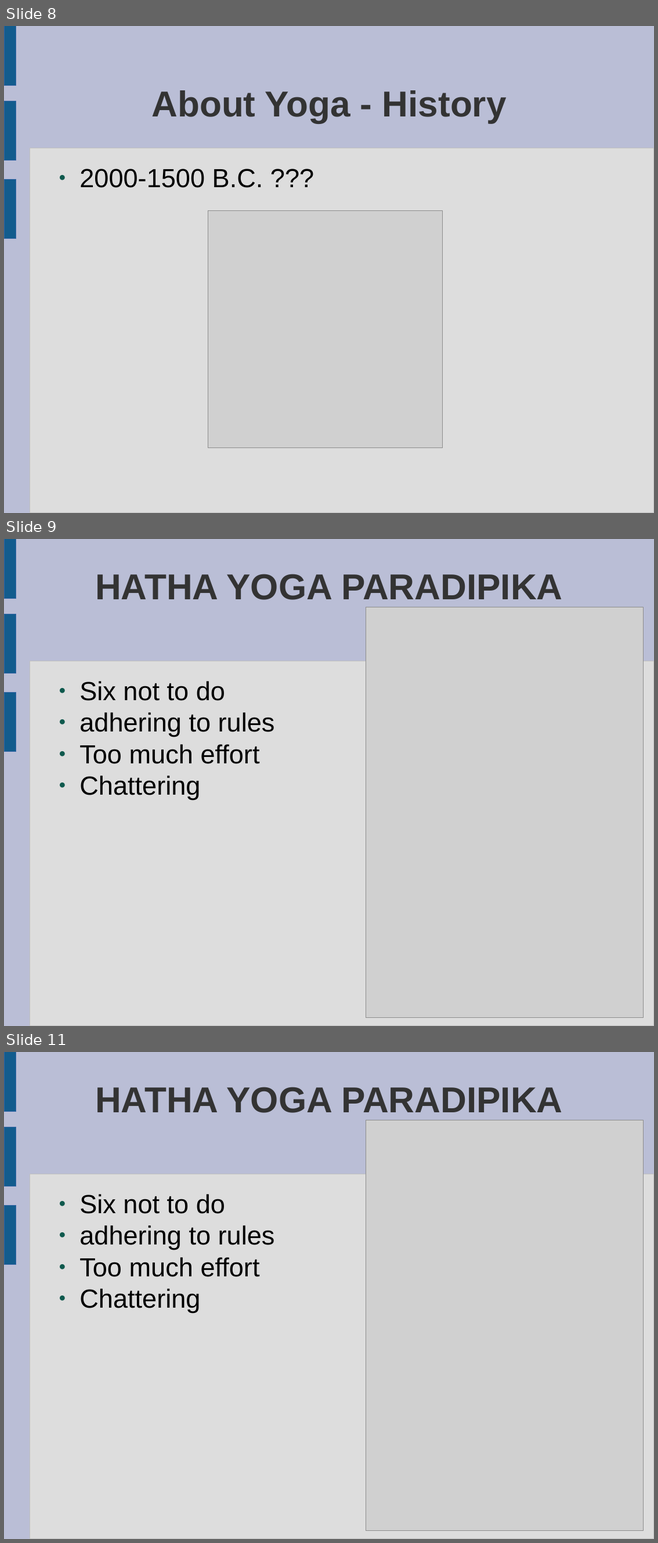
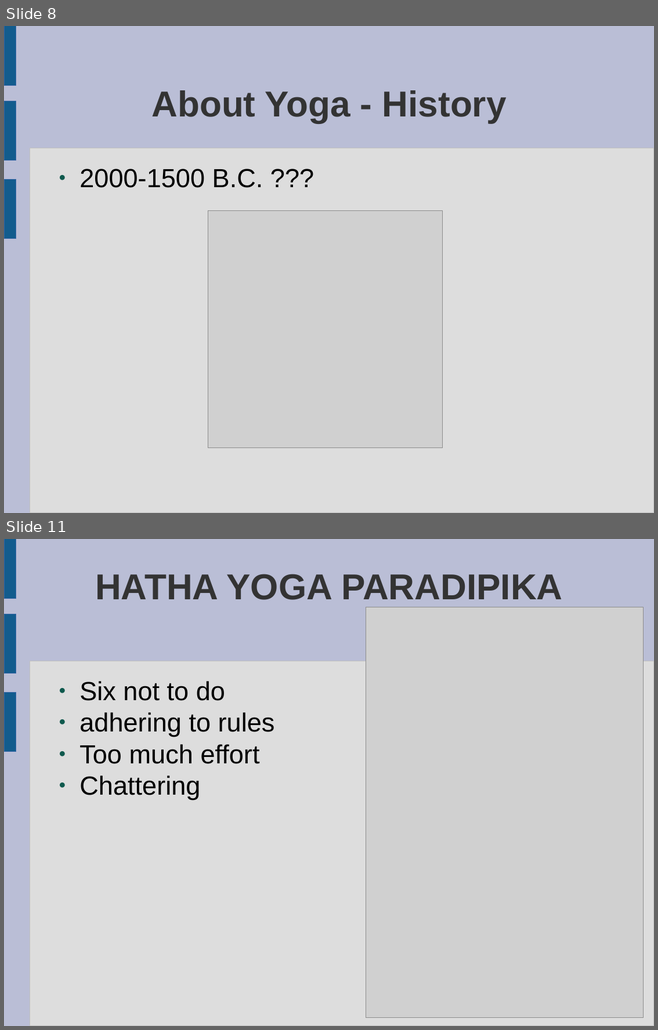
Before and after one commit to peterborkuti/english, a slide deck: yoga_01.odp. Shown one above the other, each under a label of ours: slides 8, 9 and 11 before the commit, slides 8 and 11 after it; the slides between them are not shown. The pictures are 658x1543 and 658x1030 pixels, drawn with LibreOffice and Linux fonts; fonts in the diff are those of the drawing; grey boxes stand for pictures. Boxes give left, top, right and bottom in pixels: in the first picture for what was removed or moved away, otherwise in the second. Text is boxed around its words. In the diff, an @@ line names an element or a change of style, - is before the commit and + after.

```diff
--- a/yoga_01.odp
+++ b/yoga_01.odp
@@ slide 9 removed at bbox=[4, 539, 654, 1026], background #BABED6; not listed: 4 template elements that a slide beside it also shows @@
@@ title removed at bbox=[95, 574, 562, 600] @@
-HATHA YOGA PARADIPIKA
@@ picture removed at bbox=[366, 607, 643, 1017] @@
@@ text removed at bbox=[79, 681, 275, 799] @@
-● Six not to do
-● adhering to rules
-● Too much effort
-● Chattering
```
Also in this commit, not shown: 1 slide changed, 2 slides added, 1 other slide removed.
